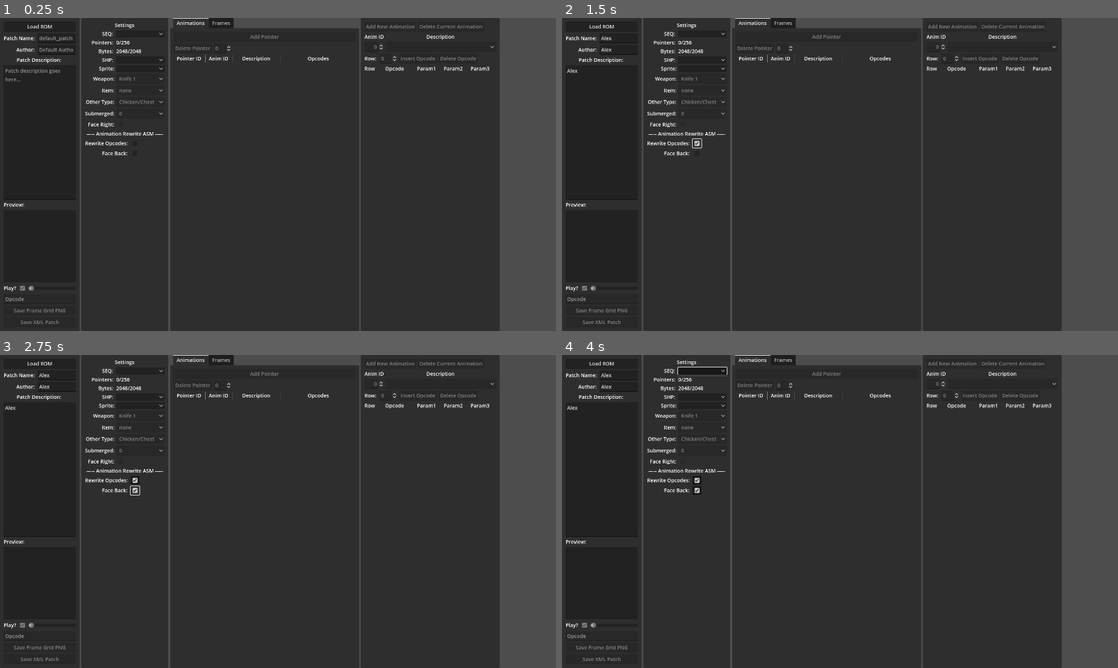
Above: before the commit, frames 1-4 (two rows, left to right).
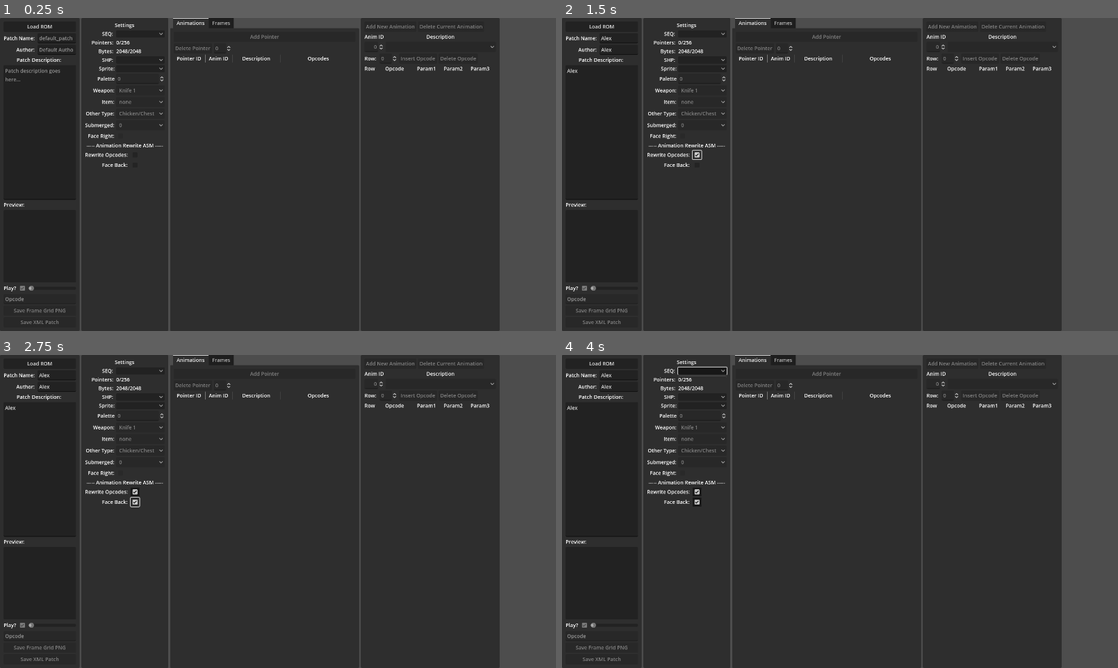
Above: after the commit, the same moments.

Repository: mrgudenheim/TacticsEngineG
Game: Godot game, scene res://src/fftae/fftae.tscn
The game is run twice, just before and just after one commit, with the same random seed, the same clock (stepped at 60 frames per second) and the same inputs. This scene is started directly instead of the project's main scene.
Inputs (mouse positions are in pixels of both pictures, inside the frame that each line leads up to; where the layout moved, square brackets give the same spot in the first picture):
- Up to frame 1 (0.25 s): no input
- Up to frame 2 (1.5 s): click (617, 36) at 0.52 s; type "Alex" at 0.6 s; click (617, 49) at 0.75 s; type "Alex" at 0.83 s; click (600, 133) at 0.98 s; type "Alex" at 1.07 s; click (695, 155) [695, 143] at 1.25 s
- Up to frame 3 (2.75 s): click (133, 502) [133, 489] at 2 s
- Up to frame 4 (4 s): click "Load ROM" at 2.75 s; click (701, 370) at 3.5 s

The runs differ from the first frame. In frame 1, 0.6% of the frame differs, in the area x 15-30%, y 18-48%; in frame 2, 0.7%; in frame 3, 0.7%, in the area x 15-30%, y 18-49%; in frame 4, 0.7%.
Error in both runs: Invalid access to property or key of type 'String' on a base object of type 'Dictionary'. (res://src/fftae/fftae.gd:38)

Commit message:
added palette selection for preview

Diff:
--- a/src/fftae/fftae.gd
+++ b/src/fftae/fftae.gd
@@ -567,7 +567,7 @@
 
 
 func _on_save_frame_grid_dialog_file_selected(path: String) -> void:
-	var frame_grid: Image = spr.create_frame_grid()
+	var frame_grid: Image = spr.create_frame_grid(preview_manager.global_animation_id, preview_manager.other_type_options.selected, preview_manager.weapon_v_offset, preview_manager.submerged_depth_options.selected)
 	frame_grid.save_png(path)
 
 	save_frame_grid_dialog.visible = false
--- a/src/fftae/fftae.tscn
+++ b/src/fftae/fftae.tscn
@@ -46,7 +46,7 @@
 anchor_right = 1.0
 anchor_bottom = 1.0
 
-[node name="PatchPanel" type="PanelContainer" parent="HBoxCo …(100 unchanged characters)… ext", "shp_options", "sprite_options", "animation_scroll_container", "patch_name …(274 unchanged characters)…
+[node name="PatchPanel" type="PanelContainer" parent="HBoxCo …(100 unchanged characters)… ext", "shp_options", "sprite_options", "palette_spinbox", "animation_scroll_container", "patch_name …(274 unchanged characters)…
 layout_mode = 2
 script = ExtResource("5_1m40y")
 seq_options = NodePath("../SettingsPanel/MarginContainer/VBoxContainer/Settings/SeqFileOptions")
@@ -54,6 +54,7 @@
 animations_bytes_text = NodePath("../SettingsPanel/MarginContainer/VBoxContainer/Settings/NumEmptySeqBytes")
 shp_options = NodePath("../SettingsPanel/MarginContainer/VBoxContainer/Settings/ShpFileOptions")
 sprite_options = NodePath("../SettingsPanel/MarginContainer/VBoxContainer/Settings/SpriteOptions")
+palette_spinbox = NodePath("../SettingsPanel/MarginContainer/VBoxContainer/Settings/PaletteSpinBox")
 animation_scroll_container = NodePath("../TabContainer/Animations/VBoxContainer/AnimationListScroll")
 patch_name_edit = NodePath("MarginContainer/VBoxContainer/GridContainer/PatchNameLineEdit")
 author_name_edit = NodePath("MarginContainer/VBoxContainer/GridContainer/AuthorLineEdit")
@@ -323,6 +324,18 @@
 [node name="SpriteOptions" type="OptionButton" parent="HBoxContainer/SettingsPanel/MarginContainer/VBoxContainer/Settings"]
 layout_mode = 2
 
+[node name="PaletteLabel" type="Label" parent="HBoxContainer/SettingsPanel/MarginContainer/VBoxContainer/Settings"]
+layout_mode = 2
+text = "Palette"
+horizontal_alignment = 2
+
+[node name="PaletteSpinBox" type="SpinBox" parent="HBoxContainer/SettingsPanel/MarginContainer/VBoxContainer/Settings"]
+layout_mode = 2
+max_value = 7.0
+rounded = true
+editable = false
+select_all_on_focus = true
+
 [node name="WeaponLabel" type="Label" parent="HBoxContainer/SettingsPanel/MarginContainer/VBoxContainer/Settings"]
 layout_mode = 2
 text = "Weapon:"
@@ -678,6 +691,7 @@
 [connection signal="item_selected" from="HBoxContainer/SettingsPanel/MarginContainer/VBoxContainer/Settings/SeqFileOptions" to="." method="_on_seq_file_options_item_selected"]
 [connection signal="item_selected" from="HBoxContainer/SettingsPanel/MarginContainer/VBoxContainer/Settings/ShpFileOptions" to="." method="_on_shp_file_options_item_selected"]
 [connection signal="item_selected" from="HBoxContainer/SettingsPanel/MarginContainer/VBoxContainer/Settings/SpriteOptions" to="." method="_on_sprite_options_item_selected"]
+[connection signal="value_changed" from="HBoxContainer/SettingsPanel/MarginContainer/VBoxContainer/Settings/PaletteSpinBox" to="HBoxContainer/PatchPanel/MarginContainer/VBoxContainer/PreviewContainer" method="_on_palette_spin_box_value_changed"]
 [connection signal="item_selected" from="HBoxContainer/SettingsPanel/MarginContainer/VBoxContainer/Settings/WeaponOptions" to="HBoxContainer/PatchPanel/MarginContainer/VBoxContainer/PreviewContainer" method="_on_weapon_options_item_selected"]
 [connection signal="item_selected" from="HBoxContainer/SettingsPanel/MarginContainer/VBoxContainer/Settings/SubmergedOptions" to="HBoxContainer/PatchPanel/MarginContainer/VBoxContainer/PreviewContainer" method="_on_submerged_options_item_selected"]
 [connection signal="toggled" from="HBoxContainer/SettingsPanel/MarginContainer/VBoxContainer/Settings/FaceRightCheckBox" to="HBoxContainer/PatchPanel/MarginContainer/VBoxContainer/PreviewContainer" method="_on_face_right_check_toggled"]
--- a/src/fftae/preview_manager.gd
+++ b/src/fftae/preview_manager.gd
@@ -526,3 +526,10 @@
 func _on_face_right_check_toggled(_toggled_on: bool) -> void:
 	preview_viewport.flip_h()
 	_on_animation_changed()
+
+
+func _on_palette_spin_box_value_changed(value: float) -> void:
+	FFTae.ae.spr.set_pixel_colors(value)
+	FFTae.ae.spr.spritesheet = FFTae.ae.spr.get_rgba8_image()
+
+	_on_animation_changed()
--- a/src/fftae/ui_manager.gd
+++ b/src/fftae/ui_manager.gd
@@ -6,6 +6,7 @@
 @export var animations_bytes_text: Label
 @export var shp_options: OptionButton
 @export var sprite_options: OptionButton
+@export var palette_spinbox: SpinBox
 @export var animation_scroll_container: ScrollContainer
 
 @export var patch_name_edit: LineEdit
@@ -97,6 +98,8 @@
 	create_pointer.disabled = false
 	delete_pointer.disabled = false
 
+	palette_spinbox.editable = true
+
 
 func update_info_text(current: int, max_value: int, ui: Label) -> void:
 	var percent_of_max:String = " (%.f%%)" % [100 * current/float(max_value)]
